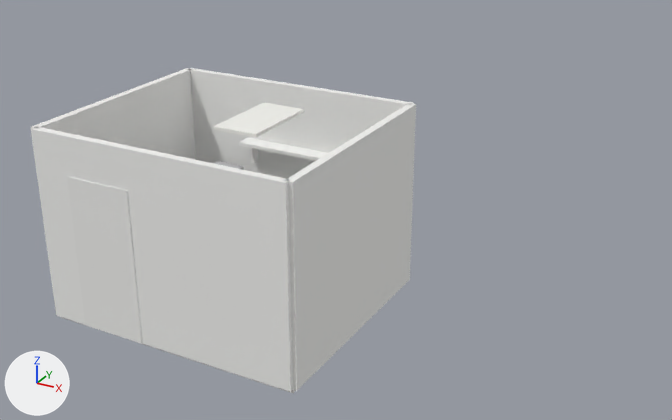
Before and after pictures for a commit that changed the Blender file blend/825d228aec.blend.
Camera for both pictures: a 50 mm lens placed at (6.37, -8.91, 6.01), pointed at (1.04, 0.77, 1.16). Arrows for +X, +Y and +Z are at lower left; the lights stay in place. The picture after the commit comes second.

Objects in the first picture: 'Ceiling_Light_Panel', 'Door', 'Floor', 'HP_ADF', 'Shelf_Board', 'Wall_Back', 'Wall_Front', 'Wall_Left', 'Wall_Right' and 1 more.
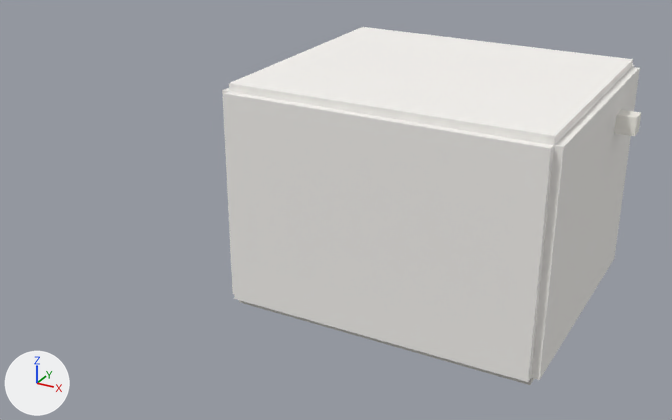
Where the newer file only moved an object's origin or applied its transform, the numbers keep the older frame.

Location of each change, (x1, y1, x2, y2) in pixels of the pictures (672 x 420 px):
'Wall_Front', moved, rescaled (26% wider, 9% taller): before (31, 126, 293, 392); after (224, 91, 554, 382)
'Wall_Right', moved, rescaled (15% narrower, 9% taller): before (287, 103, 416, 391); after (531, 67, 640, 380)
'Shelf_Board', moved, rescaled: before (239, 138, 328, 161); after (229, 27, 633, 145)
'Wall_Back', moved, rescaled (not visible afterwards): before (188, 68, 414, 179)
'Door', moved, rescaled (not visible afterwards): before (67, 176, 142, 344)
'Wall_Left', moved, rescaled (not visible afterwards): before (31, 68, 196, 160)
'Ceiling_Light_Panel', moved, rescaled (not visible afterwards): before (214, 103, 304, 137)
'Floor', moved, rescaled: before (59, 316, 296, 393); after (239, 300, 534, 385)
'HP_Mid', moved (not visible before): after (614, 110, 641, 136)
'HP_ADF', moved (not visible afterwards): before (214, 161, 244, 170)

Edits to the bpy script that builds the scene:
```text
Change ob_floor:
    ob_floor.location: (0.0, 0.0, 0.0) -> (2.0, 1.75, -0.05)
    ob_floor.scale: (1.75, 1.5, 0.05) -> (2.0, 1.75, 0.05)
Change ob_wall_back:
    ob_wall_back.location: (0.0, 1.5, 1.25) -> (2.0, 3.55, 1.4)
    ob_wall_back.scale: (1.75, 0.05, 1.25) -> (2.0, 0.05, 1.4)
Change ob_wall_front:
    ob_wall_front.location: (0.0, -1.5, 1.25) -> (2.0, -0.05, 1.4)
    ob_wall_front.scale: (1.75, 0.05, 1.25) -> (2.0, 0.05, 1.4)
Change ob_wall_left:
    ob_wall_left.location: (-1.75, 0.0, 1.25) -> (1.8, 0.45, 0.81)
    ob_wall_left.scale: (0.05, 1.5, 1.25) -> (0.06, 0.04, 0.04)
Change ob_wall_right:
    ob_wall_right.location: (1.75, 0.0, 1.25) -> (4.05, 1.75, 1.4)
    ob_wall_right.scale: (0.05, 1.5, 1.25) -> (0.05, 1.75, 1.4)
Change ob_door:
    ob_door.location: (-0.8, -1.5, 1.0) -> (2.3, 0.5, 0.81)
    ob_door.scale: (0.45, 0.06, 1.0) -> (0.07, 0.02, 0.025)
Change ob_ceiling_light_panel:
    ob_ceiling_light_panel.location: (0.3, 0.2, 2.44) -> (2.0, 0.15, 2.0)
    ob_ceiling_light_panel.scale: (0.3, 0.55, 0.02) -> (1.9, 0.15, 0.02)
Change ob_shelf_board:
    ob_shelf_board.location: (0.1, 1.35, 1.62) -> (2.0, 1.75, 2.85)
    ob_shelf_board.scale: (0.85, 0.13, 0.025) -> (2.0, 1.75, 0.05)
Change ob_hp_mid:
    ob_hp_mid.location: (-0.9, 0.95, 0.8) -> (3.85, 2.5, 2.35)
Change ob_hp_adf:
    ob_hp_adf.location: (-0.9, 0.95, 1.26) -> (3.85, 1.75, 2.0)
```
